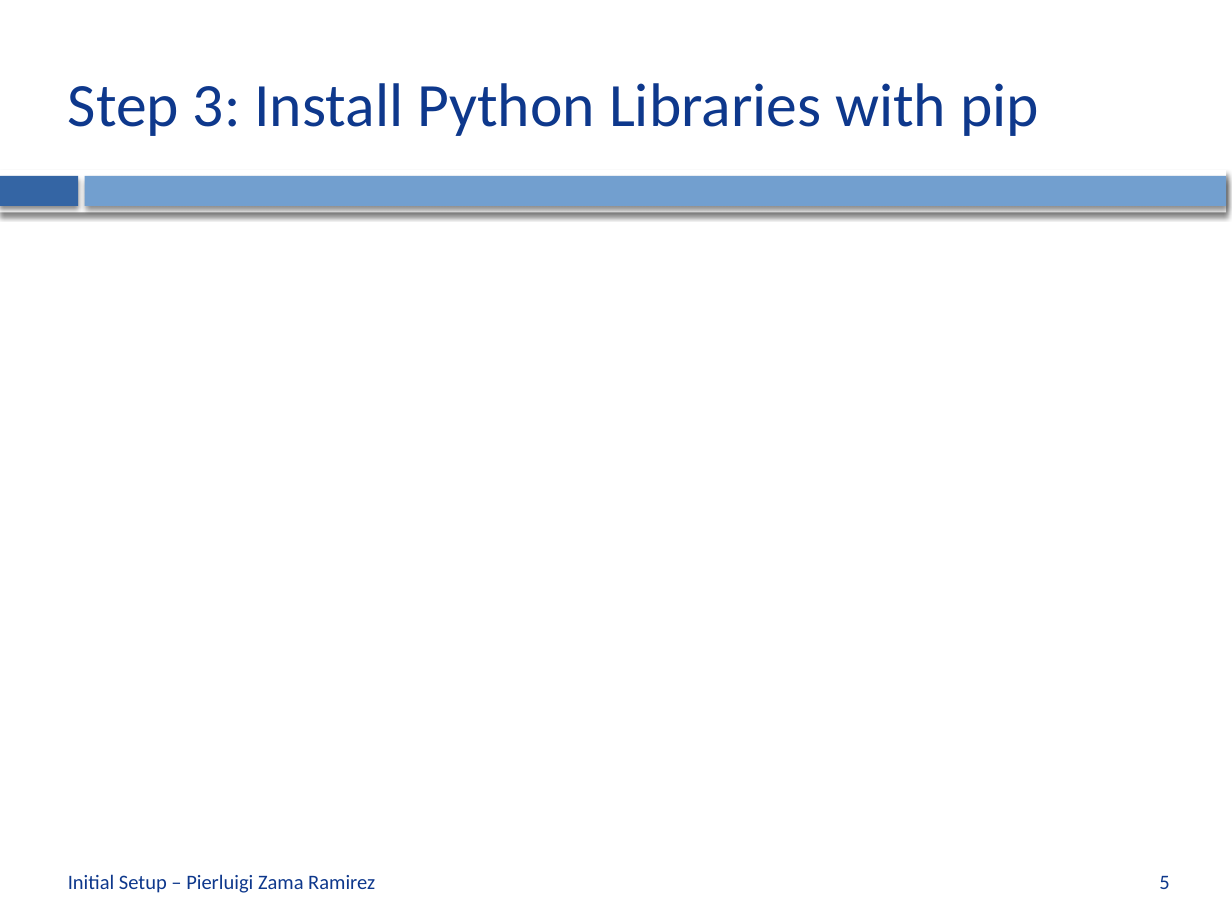
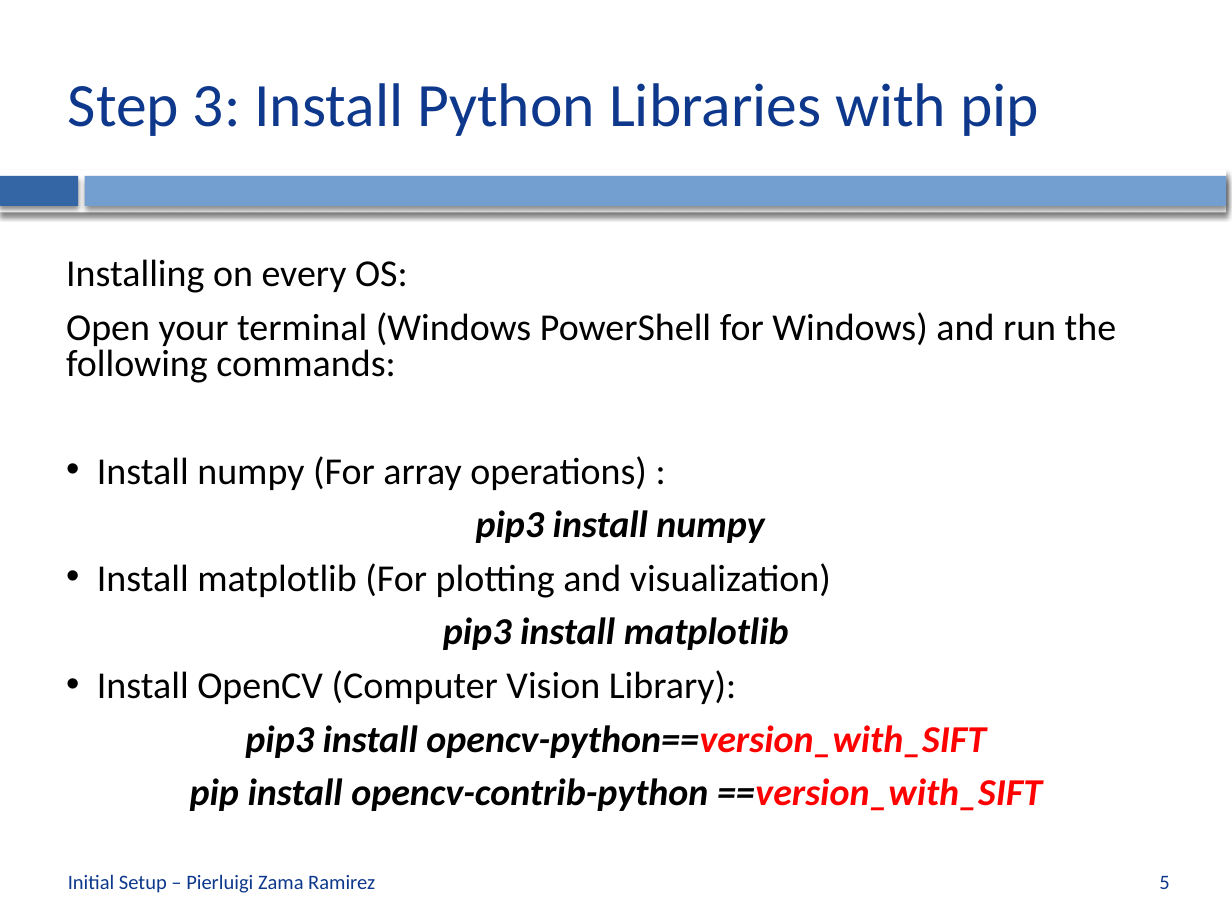
Before and after one commit to CVLAB-Unibo/ComputerVisionImageProcessing-LabSessions, a slide deck: slide 5 of LabSession0 - Initial Setup.pptx. Drawn at 1232x924 pixels with LibreOffice and Linux fonts; fonts in the diff are those of the drawing; background and template pictures are left out. Boxes give left, top, right and bottom in pixels: in the first picture for what was removed or moved away, otherwise in the second. Text is boxed around its words. In the diff, an @@ line names an element or a change of style, - is before the commit and + after.

```diff
--- a/LabSession0 - Initial Setup.pptx
+++ b/LabSession0 - Initial Setup.pptx
@@ text added at (66, 259, 1116, 811), 22.2 pt, text #000000 @@
+Installing on every OS:
+Open your terminal (Windows PowerShell for Windows) and run the following commands:
+• Install numpy (For array operations) :
+pip3 install numpy
+• Install matplotlib (For plotting and visualization)
+pip3 install matplotlib
+• Install OpenCV (Computer Vision Library):
+pip3 install opencv-python==version_with_SIFT
+pip install opencv-contrib-python ==version_with_SIFT
```
Also in this commit, not shown: 6 other slides changed, 2 slides added, 2 other files.
